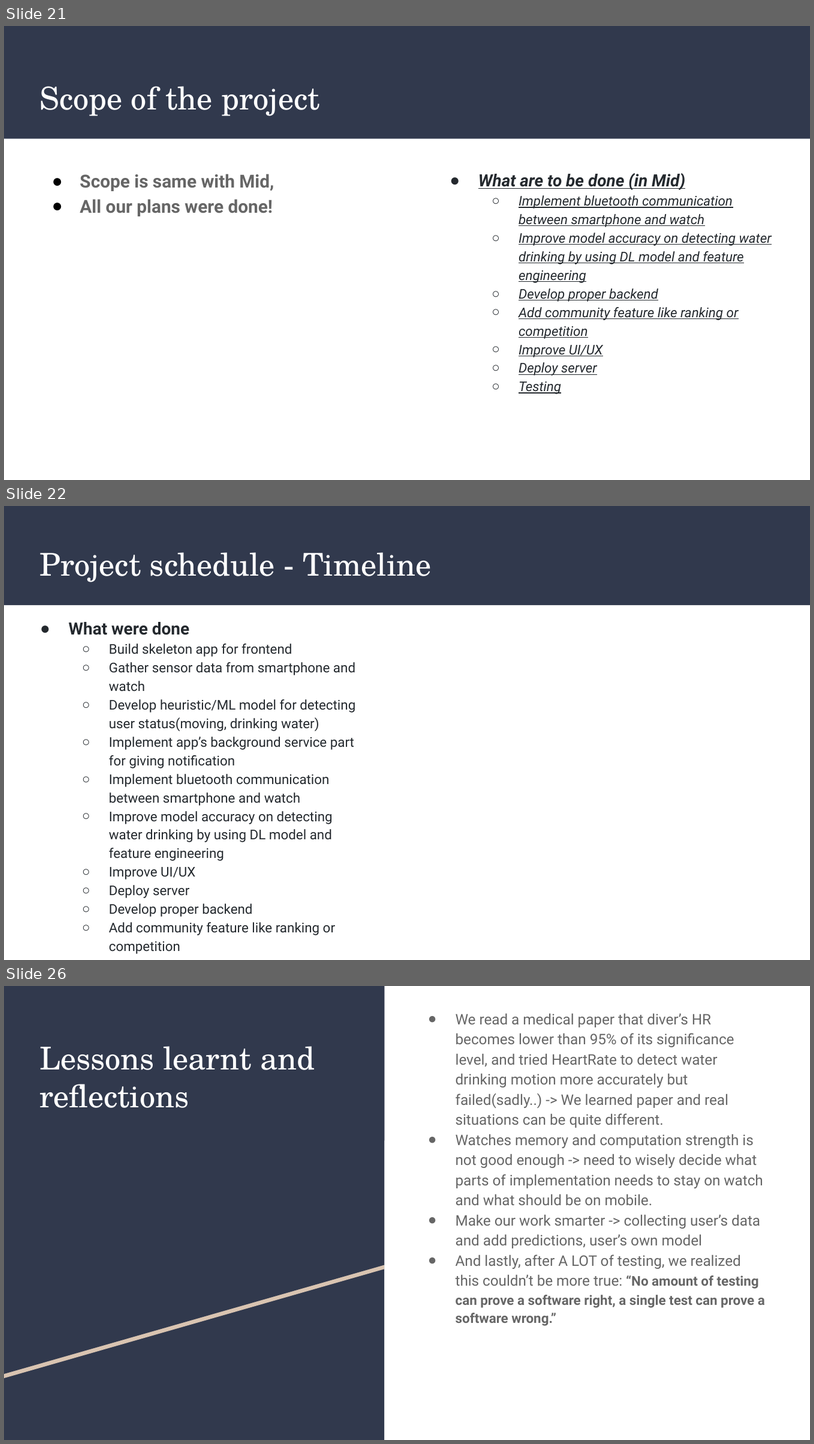
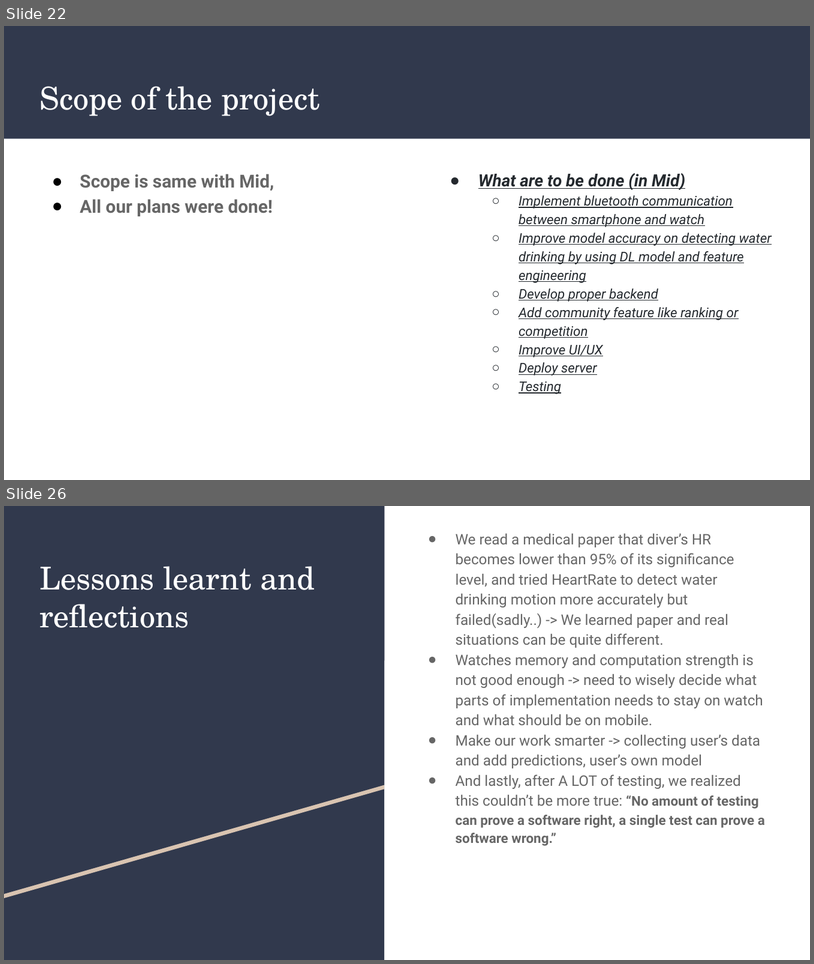
Before and after one commit to HealthBuzzz/2020-2-Mobile-computing-Team-2, a slide deck: Team 2 - Final(Real).pptx. Shown one above the other, each under a label of ours: slides 21, 22 and 26 before the commit, slides 22 and 26 after it; the slides between them are not shown. The pictures are 814x1444 and 814x964 pixels, drawn with LibreOffice and Linux fonts; fonts in the diff are those of the drawing. Boxes give left, top, right and bottom in pixels: in the first picture for what was removed or moved away, otherwise in the second. Text is boxed around its words. In the diff, an @@ line names an element or a change of style, - is before the commit and + after.

```diff
--- a/Team 2 - Final(Real).pptx
+++ b/Team 2 - Final(Real).pptx
@@ slide 22 removed at (4, 506, 810, 960), background #FFFFFF @@
@@ rectangle removed at (4, 506, 810, 605) @@
@@ title removed at (39, 552, 432, 582) @@
-Project schedule - Timeline
@@ text removed at (69, 622, 356, 954) @@
-● What were done
-  ○ Build skeleton app for frontend
-  ○ Gather sensor data from smartphone and watch
-  ○ Develop heuristic/ML model for detecting user status(moving, drinking water)
-  ○ Implement app’s background service part for giving notification
-  ○ Implement bluetooth communication between smartphone and watch
-  ○ Improve model accuracy on detecting water drinking by using DL model and feature engineering
-  ○ Improve UI/UX
-  ○ Deploy server
-  ○ Develop proper backend
-  ○ Add community feature like ranking or competition
@@ what was slide 21 is now slide 22 @@
```
Also in this commit, not shown: 3 slides changed, 3 slides added, 2 other slides removed, 1 other file.
